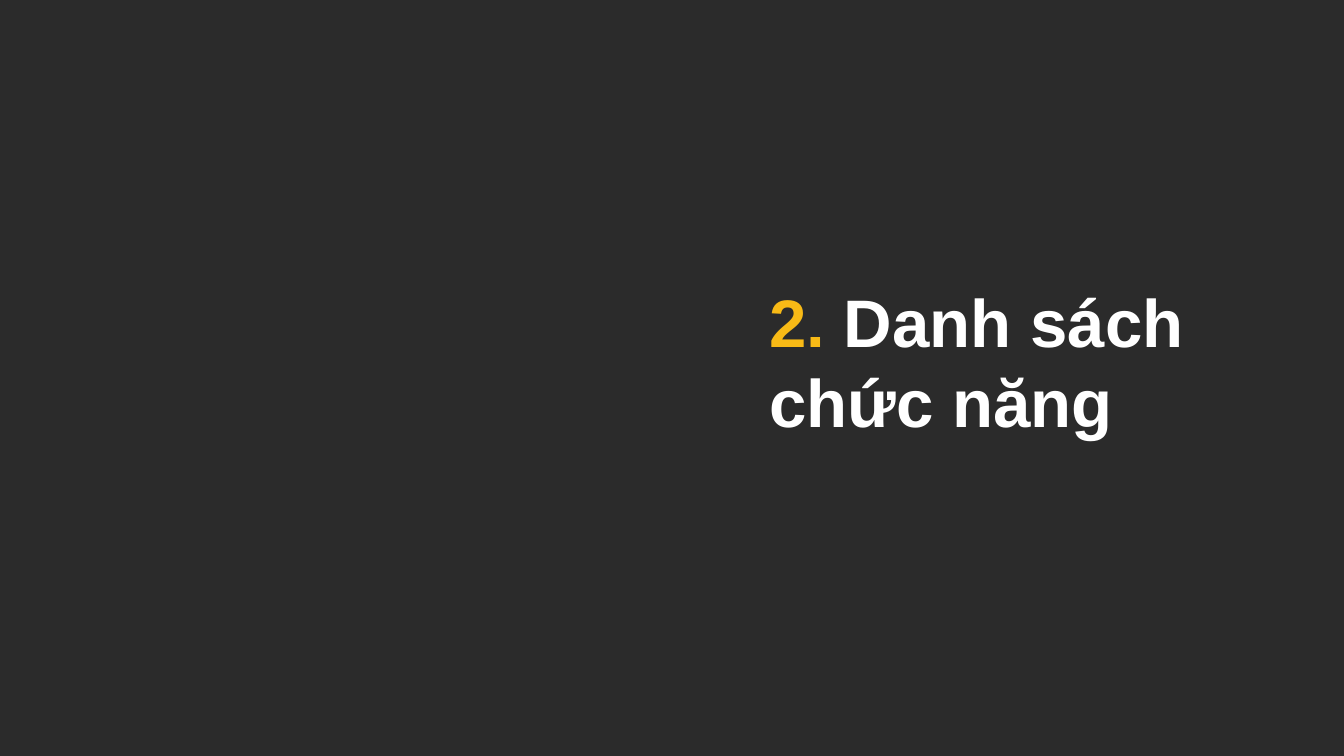
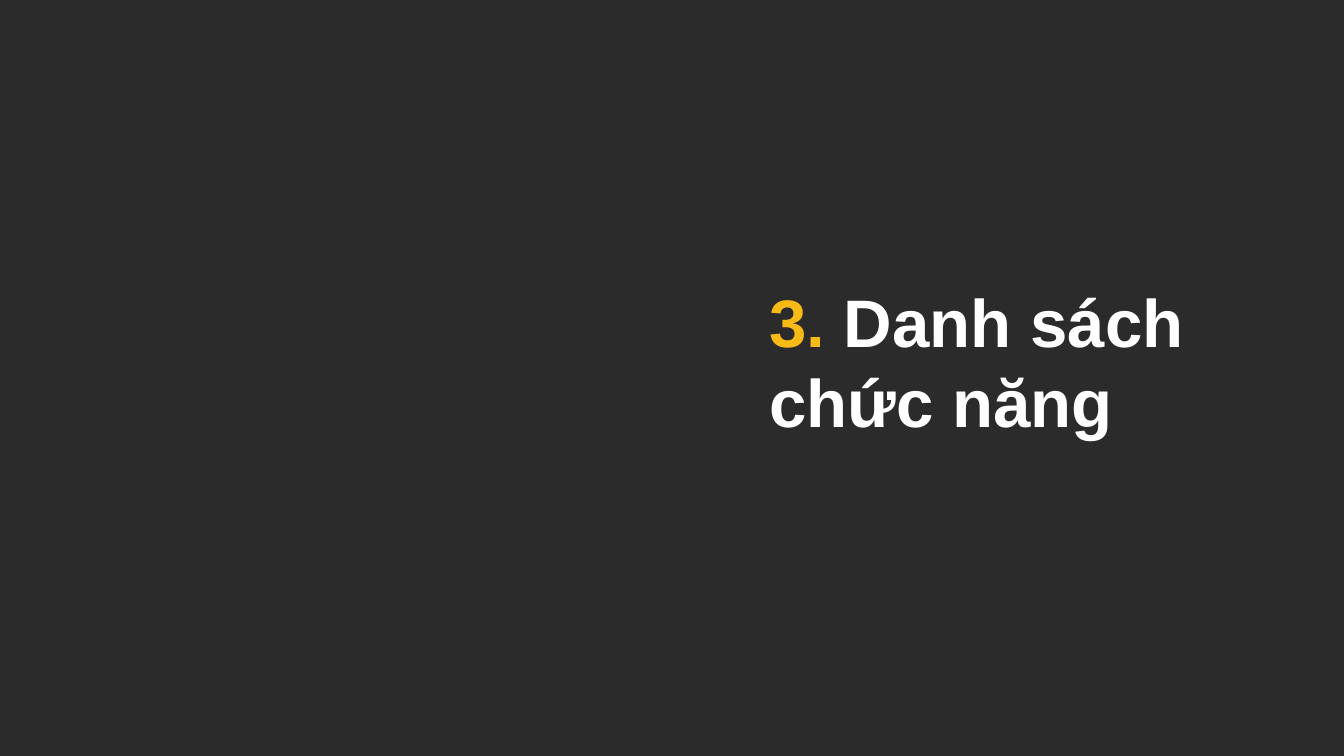
Before and after one commit to maxknowyou/npta, a slide deck: slide 8 of ThuyetTrinhBaoCaoMaNguonMo.pptx (slide 7 before the commit). Drawn at 1344x756 pixels with LibreOffice and Linux fonts; fonts in the diff are those of the drawing; background and template pictures are left out; a plain dark background stands for a picture behind light text. Boxes give left, top, right and bottom in pixels: in the first picture for what was removed or moved away, otherwise in the second. Text is boxed around its words. In the diff, an @@ line names an element or a change of style, - is before the commit and + after.

Commit message:
Update PPT

```diff
--- a/ThuyetTrinhBaoCaoMaNguonMo.pptx
+++ b/ThuyetTrinhBaoCaoMaNguonMo.pptx
@@ text at (769,297,1183,440): text changed @@
-2. Danh sách chức năng
+3. Danh sách chức năng
```
Also in this commit, not shown: 1 other slide changed, 1 slide added, 3 other files.
